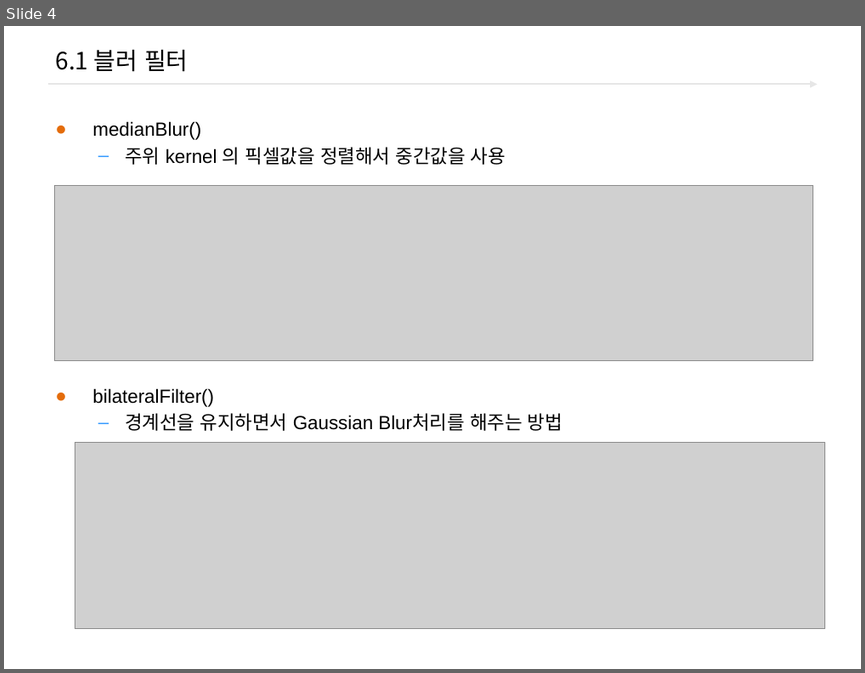
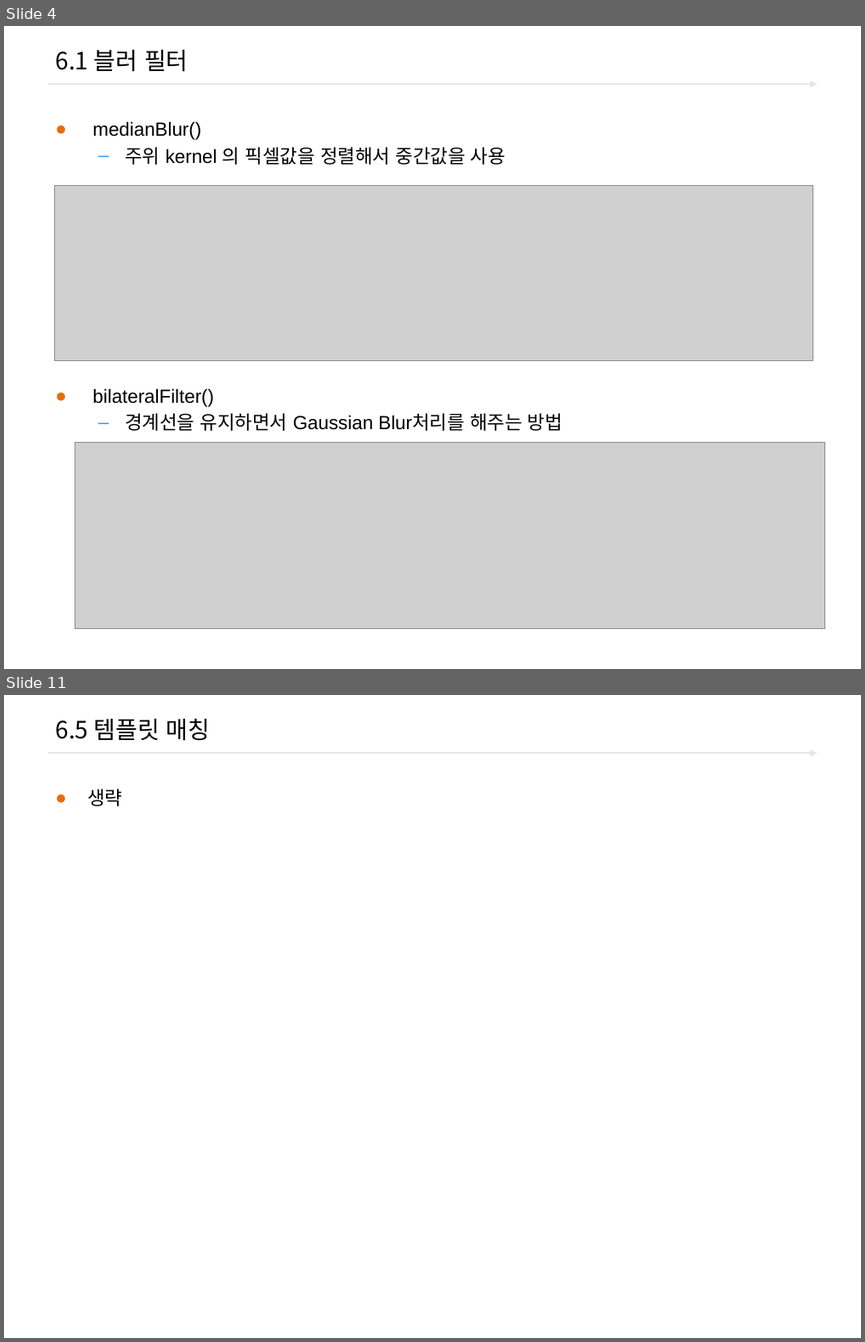
Before and after one commit to freshmea/ict_robot_dajung, a slide deck: pdf_ppt/2.OpenCV/Open_cv_06_필터링.pptx. Shown one above the other, each under a label of ours: slide 4 before the commit, slides 4 and 11 after it; the slides between them are not shown. The pictures are 865x673 and 865x1342 pixels, drawn with LibreOffice and Linux fonts; fonts in the diff are those of the drawing; grey boxes stand for pictures; background and template pictures are left out. Boxes give left, top, right and bottom in pixels: in the first picture for what was removed or moved away, otherwise in the second. Text is boxed around its words. In the diff, an @@ line names an element or a change of style, - is before the commit and + after.

```diff
--- a/pdf_ppt/2.OpenCV/Open_cv_06_필터링.pptx
+++ b/pdf_ppt/2.OpenCV/Open_cv_06_필터링.pptx
@@ slide 11 added at [4, 695, 861, 1338], background #FFFFFF; not listed: 1 template element that a slide beside it also shows @@
@@ title added at [55, 718, 211, 741], 20 pt, text #000000 @@
+6.5 템플릿 매칭
@@ text added at [87, 789, 122, 806], 16 pt, text #000000 @@
+● 생략
```
Also in this commit, not shown: 6 other slides added, 1 other file.
